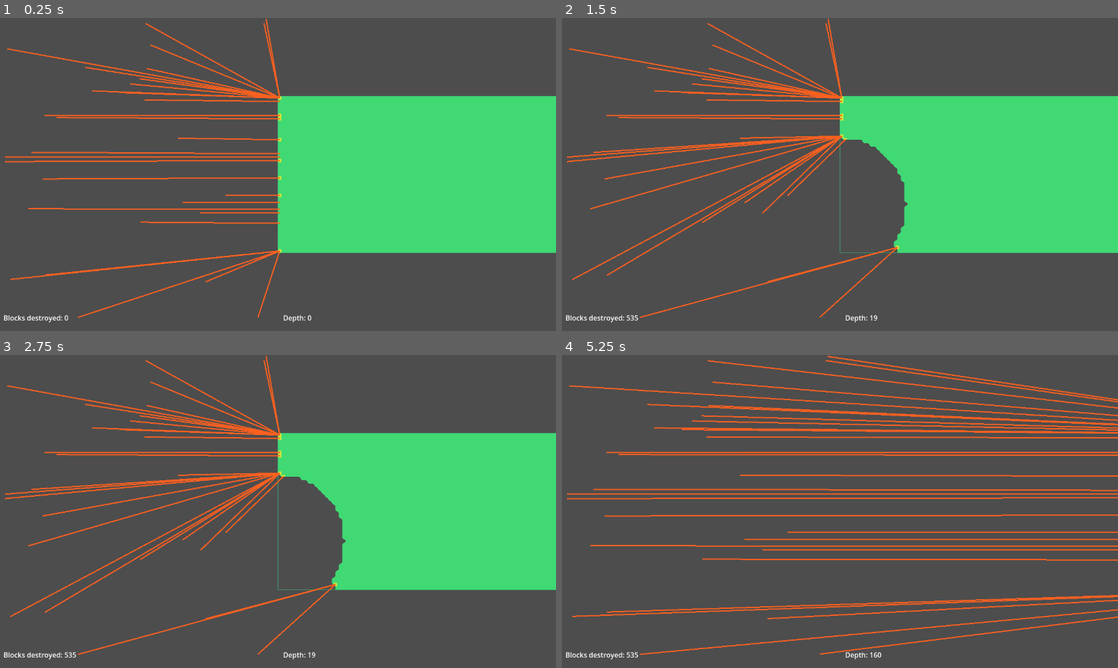
Above: before the commit, frames 1-4 (two rows, left to right).
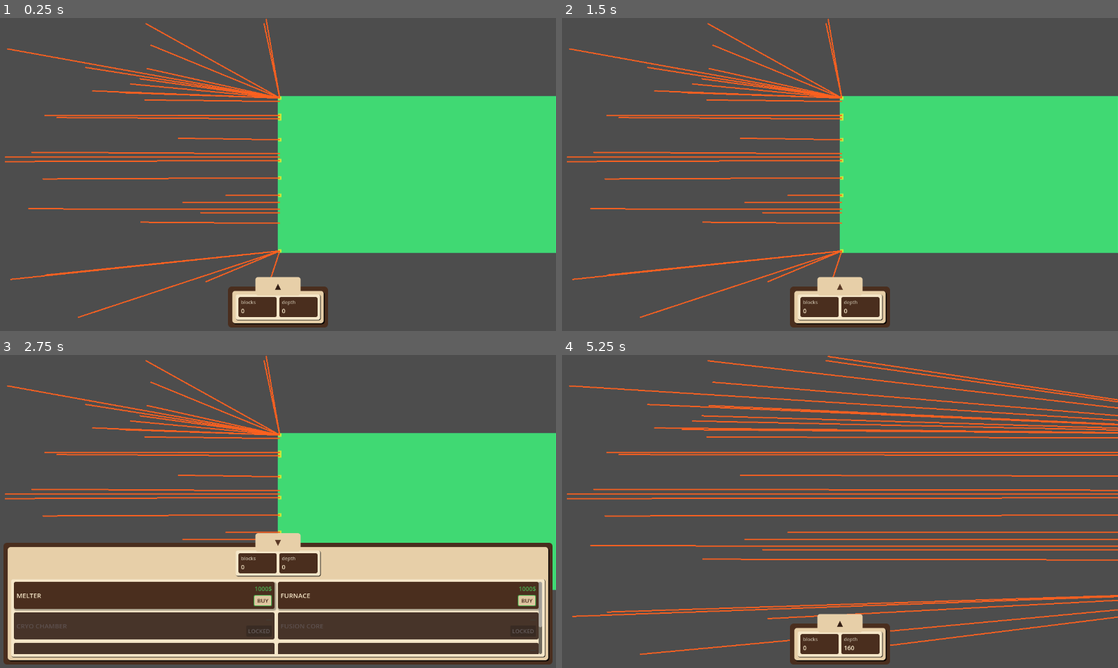
Above: after the commit, the same moments.

Repository: caboyd/blast_game
Game: Godot game, scene res://scenes/Main.tscn
Same seed, same stepped clock (60 frames per second), same inputs: the game is played once before the commit and once after it.
Inputs (mouse positions are in pixels of both pictures, inside the frame that each line leads up to):
- Up to frame 1 (0.25 s): no input
- Up to frame 2 (1.5 s): click (840, 287) at 0.5 s, where only the run after the commit has a clickable "▲"; click (840, 205) at 1.25 s, where only the run after the commit has a clickable "▼"
- Up to frame 3 (2.75 s): click (278, 624) at 2 s, where only the run after the commit has a clickable "▲"
- Up to frame 4 (5.25 s): click (840, 542) at 2.75 s, where only the run after the commit has a clickable "▼"; click (840, 624) at 3.5 s, where only the run after the commit has a clickable "▲"; click (840, 542) at 4.25 s, where only the run after the commit has a clickable "▼"; tap Enter at 5 s; move the mouse to (962, 495) at 5.02 s; tap K at 5.1 s; click (962, 495) at 5.17 s

The runs differ from the first frame. In frame 1, 2.7% of the frame differs, in the area x 0-59%, y 82-99%; in frame 2, 10%; in frame 3, 42%, in the area x 0-100%, y 26-99%; in frame 4, 2.7%.

Commit message:
Add bottom HUD upgrades, stat items, and HUD style resources
- Extend BottomHUD with StatItem and UpgradeItem scenes and scripts
- Add ResponsiveGrid for layout
- Add Theme/stylebox resources for HUD sections and buttons
- Update .gitignore for Godot/editor paths

Made-with: Cursor

Diff:
--- /dev/null
+++ b/resources/ui/hud_style_buy_button.tres
@@ -0,0 +1,17 @@
+[gd_resource type="StyleBoxFlat" format=3]
+
+[resource]
+bg_color = Color(0.905882, 0.811765, 0.658824, 0.95)
+border_width_left = 2
+border_width_top = 2
+border_width_right = 2
+border_width_bottom = 2
+border_color = Color(0.298039, 0.686275, 0.313726, 1)
+corner_radius_top_left = 3
+corner_radius_top_right = 3
+corner_radius_bottom_right = 3
+corner_radius_bottom_left = 3
+content_margin_left = 8.0
+content_margin_top = 4.0
+content_margin_right = 8.0
+content_margin_bottom = 4.0
--- /dev/null
+++ b/resources/ui/hud_style_inner.tres
@@ -0,0 +1,15 @@
+[gd_resource type="StyleBoxFlat" format=3]
+
+[resource]
+bg_color = Color(0.905882, 0.811765, 0.658824, 1)
+corner_radius_top_left = 6
+corner_radius_top_right = 6
+corner_radius_bottom_right = 6
+corner_radius_bottom_left = 6
+content_margin_left = 8.0
+content_margin_top = 8.0
+content_margin_right = 8.0
+content_margin_bottom = 8.0
+shadow_color = Color(0, 0, 0, 0.92)
+shadow_size = 1
+shadow_offset = Vector2(2, 2)
--- /dev/null
+++ b/resources/ui/hud_style_inner_flat.tres
@@ -0,0 +1,12 @@
+[gd_resource type="StyleBoxFlat" format=3]
+
+[resource]
+bg_color = Color(0.905882, 0.811765, 0.658824, 1)
+corner_radius_top_left = 6
+corner_radius_top_right = 6
+corner_radius_bottom_right = 6
+corner_radius_bottom_left = 6
+content_margin_left = 8.0
+content_margin_top = 8.0
+content_margin_right = 8.0
+content_margin_bottom = 8.0
--- /dev/null
+++ b/resources/ui/hud_style_item.tres
@@ -0,0 +1,12 @@
+[gd_resource type="StyleBoxFlat" format=3]
+
+[resource]
+bg_color = Color(0.290196, 0.180392, 0.117647, 1)
+corner_radius_top_left = 4
+corner_radius_top_right = 4
+corner_radius_bottom_right = 4
+corner_radius_bottom_left = 4
+content_margin_left = 6.0
+content_margin_top = 4.0
+content_margin_right = 6.0
+content_margin_bottom = 4.0
--- /dev/null
+++ b/resources/ui/hud_style_outer.tres
@@ -0,0 +1,12 @@
+[gd_resource type="StyleBoxFlat" format=3]
+
+[resource]
+bg_color = Color(0.290196, 0.180392, 0.117647, 1)
+corner_radius_top_left = 8
+corner_radius_top_right = 8
+corner_radius_bottom_right = 8
+corner_radius_bottom_left = 8
+content_margin_left = 10.0
+content_margin_top = 10.0
+content_margin_right = 10.0
+content_margin_bottom = 10.0
--- /dev/null
+++ b/resources/ui/hud_style_section.tres
@@ -0,0 +1,15 @@
+[gd_resource type="StyleBoxFlat" format=3]
+
+[resource]
+bg_color = Color(0.960784, 0.901961, 0.784314, 1)
+corner_radius_top_left = 4
+corner_radius_top_right = 4
+corner_radius_bottom_right = 4
+corner_radius_bottom_left = 4
+content_margin_left = 6.0
+content_margin_top = 6.0
+content_margin_right = 6.0
+content_margin_bottom = 6.0
+shadow_color = Color(0, 0, 0, 0.88)
+shadow_size = 1
+shadow_offset = Vector2(1, 1)
--- a/scenes/ui/BottomHUD.tscn
+++ b/scenes/ui/BottomHUD.tscn
@@ -1,6 +1,13 @@
-[gd_scene load_steps=2 format=3 uid="uid://c8bottomhud001"]
+[gd_scene load_steps=7 format=3 uid="uid://c8bottomhud001"]
 
 [ext_resource type="Script" path="res://scripts/ui/BottomHUD.gd" id="1"]
+[ext_resource type="StyleBoxFlat" path="res://resources/ui/hud_style_outer.tres" id="2"]
+[ext_resource type="StyleBoxFlat" path="res://resources/ui/hud_style_inner.tres" id="3"]
+[ext_resource type="StyleBoxFlat" path="res://resources/ui/hud_style_section.tres" id="4"]
+[ext_resource type="Script" path="res://scripts/ui/ResponsiveGrid.gd" id="5"]
+[ext_resource type="StyleBoxFlat" path="res://resources/ui/hud_style_inner_flat.tres" id="6"]
+
+[sub_resource type="StyleBoxEmpty" id="StyleBoxEmpty_btn"]
 
 [node name="BottomHUD" type="Control"]
 layout_mode = 3
@@ -9,7 +16,7 @@
 anchor_right = 1.0
 anchor_bottom = 1.0
 offset_left = 8.0
-offset_top = -52.0
+offset_top = -160.0
 offset_right = -8.0
 offset_bottom = -8.0
 grow_horizontal = 2
@@ -17,21 +24,105 @@
 mouse_filter = 2
 script = ExtResource("1")
 
-[node name="HBoxContainer" type="HBoxContainer" parent="."]
+[node name="Outer" type="PanelContainer" parent="."]
 layout_mode = 1
 anchors_preset = 15
 anchor_right = 1.0
 anchor_bottom = 1.0
 grow_horizontal = 2
 grow_vertical = 2
-theme_override_constants/separation = 24
+theme_override_styles/panel = ExtResource("2")
 
-[node name="BlocksLabel" type="Label" parent="HBoxContainer"]
+[node name="Inner" type="PanelContainer" parent="Outer"]
+layout_mode = 2
+theme_override_styles/panel = ExtResource("3")
+
+[node name="MainVBox" type="VBoxContainer" parent="Outer/Inner"]
+layout_mode = 2
+theme_override_constants/separation = 8
+
+[node name="StatsRow" type="HBoxContainer" parent="Outer/Inner/MainVBox"]
+layout_mode = 2
+size_flags_vertical = 8
+theme_override_constants/separation = 0
+
+[node name="StatsSpacerL" type="Control" parent="Outer/Inner/MainVBox/StatsRow"]
 layout_mode = 2
 size_flags_horizontal = 3
-text = "Blocks destroyed: 0"
 
-[node name="DepthLabel" type="Label" parent="HBoxContainer"]
+[node name="StatsSection" type="PanelContainer" parent="Outer/Inner/MainVBox/StatsRow"]
+layout_mode = 2
+size_flags_horizontal = 0
+theme_override_styles/panel = ExtResource("4")
+
+[node name="StatsScroll" type="ScrollContainer" parent="Outer/Inner/MainVBox/StatsRow/StatsSection"]
+custom_minimum_size = Vector2(0, 0)
+layout_mode = 2
+size_flags_vertical = 4
+horizontal_scroll_mode = 0
+vertical_scroll_mode = 1
+
+[node name="StatsGrid" type="GridContainer" parent="Outer/Inner/MainVBox/StatsRow/StatsSection/StatsScroll"]
+layout_mode = 2
+size_flags_vertical = 4
+theme_override_constants/h_separation = 6
+theme_override_constants/v_separation = 6
+script = ExtResource("5")
+columns_horizontal = 6
+force_single_column_when_portrait = true
+
+[node name="StatsSpacerR" type="Control" parent="Outer/Inner/MainVBox/StatsRow"]
 layout_mode = 2
 size_flags_horizontal = 3
-text = "Depth: 0"
+
+[node name="UpgradesSection" type="PanelContainer" parent="Outer/Inner/MainVBox"]
+layout_mode = 2
+size_flags_vertical = 3
+theme_override_styles/panel = ExtResource("4")
+
+[node name="UpgradesScroll" type="ScrollContainer" parent="Outer/Inner/MainVBox/UpgradesSection"]
+custom_minimum_size = Vector2(0, 144)
+layout_mode = 2
+size_flags_vertical = 3
+horizontal_scroll_mode = 0
+vertical_scroll_mode = 4
+
+[node name="UpgradesGrid" type="GridContainer" parent="Outer/Inner/MainVBox/UpgradesSection/UpgradesScroll"]
+layout_mode = 2
+size_flags_horizontal = 3
+theme_override_constants/h_separation = 8
+theme_override_constants/v_separation = 8
+script = ExtResource("5")
+columns_horizontal = 2
+force_single_column_when_portrait = true
+
+[node name="HandleWrap" type="PanelContainer" parent="."]
+layout_mode = 1
+anchor_left = 0.5
+anchor_right = 0.5
+anchor_top = 0.0
+anchor_bottom = 0.0
+offset_left = -52.0
+offset_top = -20.0
+offset_right = 52.0
+offset_bottom = 20.0
+grow_horizontal = 2
+grow_vertical = 0
+mouse_filter = 0
+theme_override_styles/panel = ExtResource("6")
+
+[node name="CollapseHandle" type="Button" parent="HandleWrap"]
+layout_mode = 2
+size_flags_horizontal = 3
+size_flags_vertical = 3
+focus_mode = 0
+theme_override_colors/font_color = Color(0.2, 0.12, 0.08, 1)
+theme_override_colors/font_hover_color = Color(0.35, 0.22, 0.14, 1)
+theme_override_colors/font_pressed_color = Color(0.15, 0.09, 0.06, 1)
+theme_override_font_sizes/font_size = 18
+theme_override_styles/normal = SubResource("StyleBoxEmpty_btn")
+theme_override_styles/hover = SubResource("StyleBoxEmpty_btn")
+theme_override_styles/pressed = SubResource("StyleBoxEmpty_btn")
+theme_override_styles/focus = SubResource("StyleBoxEmpty_btn")
+flat = true
+text = "▲"
--- /dev/null
+++ b/scenes/ui/StatItem.tscn
@@ -0,0 +1,40 @@
+[gd_scene format=3 uid="uid://cstatitem001"]
+
+[ext_resource type="Script" path="res://scripts/ui/StatItem.gd" id="1"]
+[ext_resource type="StyleBoxFlat" path="res://resources/ui/hud_style_item.tres" id="2"]
+
+[node name="StatItem" type="PanelContainer"]
+custom_minimum_size = Vector2(88, 44)
+layout_mode = 2
+theme_override_styles/panel = ExtResource("2")
+script = ExtResource("1")
+
+[node name="HBox" type="HBoxContainer" parent="."]
+layout_mode = 2
+theme_override_constants/separation = 6
+
+[node name="Icon" type="TextureRect" parent="HBox"]
+custom_minimum_size = Vector2(20, 20)
+layout_mode = 2
+size_flags_vertical = 4
+expand_mode = 3
+stretch_mode = 5
+
+[node name="Labels" type="VBoxContainer" parent="HBox"]
+layout_mode = 2
+size_flags_horizontal = 3
+theme_override_constants/separation = 2
+
+[node name="NameLabel" type="Label" parent="HBox/Labels"]
+layout_mode = 2
+theme_override_colors/font_color = Color(0.75, 0.7, 0.62, 1)
+theme_override_font_sizes/font_size = 11
+text = "depth"
+vertical_alignment = 1
+
+[node name="ValueLabel" type="Label" parent="HBox/Labels"]
+layout_mode = 2
+theme_override_colors/font_color = Color(0.96, 0.9, 0.78, 1)
+theme_override_font_sizes/font_size = 14
+text = "0"
+vertical_alignment = 1
--- /dev/null
+++ b/scenes/ui/UpgradeItem.tscn
@@ -0,0 +1,52 @@
+[gd_scene format=3 uid="uid://cupgitem001"]
+
+[ext_resource type="Script" path="res://scripts/ui/UpgradeItem.gd" id="1"]
+[ext_resource type="StyleBoxFlat" path="res://resources/ui/hud_style_item.tres" id="2"]
+[ext_resource type="StyleBoxFlat" path="res://resources/ui/hud_style_buy_button.tres" id="3"]
+
+[node name="UpgradeItem" type="PanelContainer"]
+custom_minimum_size = Vector2(200, 56)
+layout_mode = 2
+size_flags_horizontal = 3
+theme_override_styles/panel = ExtResource("2")
+script = ExtResource("1")
+
+[node name="HBox" type="HBoxContainer" parent="."]
+layout_mode = 2
+theme_override_constants/separation = 8
+
+[node name="Icon" type="TextureRect" parent="HBox"]
+custom_minimum_size = Vector2(32, 32)
+layout_mode = 2
+size_flags_vertical = 4
+expand_mode = 3
+stretch_mode = 5
+
+[node name="NameLabel" type="Label" parent="HBox"]
+layout_mode = 2
+size_flags_horizontal = 3
+theme_override_colors/font_color = Color(0.96, 0.9, 0.78, 1)
+theme_override_font_sizes/font_size = 15
+text = "MELTER"
+vertical_alignment = 1
+
+[node name="RightCol" type="VBoxContainer" parent="HBox"]
+layout_mode = 2
+size_flags_horizontal = 8
+theme_override_constants/separation = 4
+
+[node name="CostLabel" type="Label" parent="HBox/RightCol"]
+layout_mode = 2
+theme_override_colors/font_color = Color(0.298039, 0.686275, 0.313726, 1)
+theme_override_font_sizes/font_size = 14
+text = "1000$"
+horizontal_alignment = 2
+
+[node name="BuyButton" type="Button" parent="HBox/RightCol"]
+layout_mode = 2
+theme_override_colors/font_color = Color(0.29, 0.18, 0.12, 1)
+theme_override_font_sizes/font_size = 13
+theme_override_styles/normal = ExtResource("3")
+theme_override_styles/hover = ExtResource("3")
+theme_override_styles/pressed = ExtResource("3")
+text = "BUY"
--- a/scripts/ui/BottomHUD.gd
+++ b/scripts/ui/BottomHUD.gd
@@ -1,19 +1,209 @@
 extends Control
 
-
-@onready var _blocks_label: Label = $HBoxContainer/BlocksLabel
-@onready var _depth_label: Label = $HBoxContainer/DepthLabel
+const StatItemScene := preload("res://scenes/ui/StatItem.tscn")
+const UpgradeItemScene := preload("res://scenes/ui/UpgradeItem.tscn")
+
+const DEFAULT_STAT_CONFIG: Array[Dictionary] = [
+	{"id": &"blocks", "name": "blocks"},
+	{"id": &"depth", "name": "depth"},
+]
+
+const DEFAULT_UPGRADE_CONFIG: Array[Dictionary] = [
+	{"id": &"melter", "name": "MELTER", "cost": 1000, "disabled": false},
+	{"id": &"furnace", "name": "FURNACE", "cost": 1000, "disabled": false},
+	{"id": &"stub_cryo", "name": "CRYO CHAMBER", "cost": 0, "disabled": true},
+	{"id": &"stub_fusion", "name": "FUSION CORE", "cost": 0, "disabled": true},
+	{"id": &"stub_turret", "name": "AUTO TURRET", "cost": 0, "disabled": true},
+	{"id": &"stub_shield", "name": "SHIELD GEN", "cost": 0, "disabled": true},
+	{"id": &"stub_drone", "name": "REPAIR DRONE", "cost": 0, "disabled": true},
+	{"id": &"stub_aura", "name": "EMP AURA", "cost": 0, "disabled": true},
+]
+
+## If empty, DEFAULT_STAT_CONFIG used. Keys: `id` (StringName), optional `name` (display label), optional `icon` (Texture2D).
+@export var stat_config: Array[Dictionary] = []
+
+## If empty, DEFAULT_UPGRADE_CONFIG used. Keys: `id`, `name`, `cost`, optional `icon`, optional `disabled` (stub / locked row).
+@export var upgrade_config: Array[Dictionary] = []
+
+@export var stats_columns_horizontal: int = 6:
+	set(v):
+		stats_columns_horizontal = maxi(1, v)
+		if stats_grid:
+			stats_grid.columns_horizontal = stats_columns_horizontal
+
+@export var upgrades_columns_horizontal: int = 2:
+	set(v):
+		upgrades_columns_horizontal = maxi(1, v)
+		if upgrades_grid:
+			upgrades_grid.columns_horizontal = upgrades_columns_horizontal
+
+## Bottom edge inset when the HUD is fully open (matches panel height from bottom).
+@export var expanded_offset_top: float = -288.0
+
+## Horizontal inset from screen edges when expanded (anchor left/right 0..1).
+@export var expanded_margin_horizontal: float = 8.0
+
+@onready var outer: PanelContainer = $Outer
+@onready var handle_wrap: PanelContainer = $HandleWrap
+@onready var upgrades_section: PanelContainer = $Outer/Inner/MainVBox/UpgradesSection
+@onready var collapse_handle: Button = $HandleWrap/CollapseHandle
+@onready var stats_scroll: ScrollContainer = $Outer/Inner/MainVBox/StatsRow/StatsSection/StatsScroll
+@onready var stats_grid = $Outer/Inner/MainVBox/StatsRow/StatsSection/StatsScroll/StatsGrid
+@onready var upgrades_grid = $Outer/Inner/MainVBox/UpgradesSection/UpgradesScroll/UpgradesGrid
+
+var _is_expanded: bool = false
+var _hud_layout_ready: bool = false
+
+var _stat_items: Dictionary = {}  # StringName -> StatItem (instanced)
 
 
 func _ready() -> void:
+	collapse_handle.pressed.connect(_on_collapse_handle_pressed)
+	stats_grid.columns_horizontal = stats_columns_horizontal
+	upgrades_grid.columns_horizontal = upgrades_columns_horizontal
+	_build_stats()
+	_build_upgrades()
+	_apply_expanded(false)
+	_hud_layout_ready = true
 	GameStatistics.stats_changed.connect(_on_stats_changed)
 	refresh()
+	if not get_viewport().size_changed.is_connected(_on_viewport_size_changed_fit_stats):
+		get_viewport().size_changed.connect(_on_viewport_size_changed_fit_stats)
+
+
+func _on_collapse_handle_pressed() -> void:
+	_apply_expanded(not _is_expanded)
+
+
+func _apply_expanded(open: bool) -> void:
+	_is_expanded = open
+	upgrades_section.visible = open
+	if open:
+		_set_expanded_horizontal_layout()
+		offset_top = expanded_offset_top
+		collapse_handle.text = "▼"
+		call_deferred("_fit_stats_scroll_height")
+	else:
+		collapse_handle.text = "▲"
+		_fit_collapsed_height()
+
+
+func _on_viewport_size_changed_fit_stats() -> void:
+	if _is_expanded:
+		call_deferred("_fit_stats_scroll_height")
+	else:
+		_fit_collapsed_height()
+
+
+func _fit_stats_scroll_height() -> void:
+	if stats_scroll == null or stats_grid == null:
+		return
+	var gs: Vector2 = stats_grid.get_combined_minimum_size()
+	stats_scroll.custom_minimum_size.x = ceili(gs.x)
+	stats_scroll.custom_minimum_size.y = ceili(gs.y)
+
+
+func _fit_collapsed_height() -> void:
+	if _is_expanded:
+		return
+	_fit_stats_scroll_height()
+	call_deferred("_height_after_layout")
+
+
+func _height_after_layout() -> void:
+	if _is_expanded:
+		return
+	_fit_stats_scroll_height()
+	var w: int = maxi(
+		ceili(outer.get_combined_minimum_size().x),
+		ceili(handle_wrap.get_combined_minimum_size().x)
+	)
+	w = maxi(w, 1)
+	anchor_left = 0.5
+	anchor_right = 0.5
+	offset_left = -w / 2.0
+	offset_right = w / 2.0
+	var h: int = ceili(outer.get_combined_minimum_size().y)
+	offset_top = offset_bottom - float(h)
+
+
+func _set_expanded_horizontal_layout() -> void:
+	anchor_left = 0.0
+	anchor_right = 1.0
+	offset_left = expanded_margin_horizontal
+	offset_right = -expanded_margin_horizontal
+	grow_horizontal = Control.GROW_DIRECTION_BOTH
 
 
 func _on_stats_changed() -> void:
 	refresh()
 
 
+func _build_stats() -> void:
+	for c in stats_grid.get_children():
+		c.queue_free()
+	_stat_items.clear()
+	var defs: Array[Dictionary] = stat_config if stat_config.size() > 0 else DEFAULT_STAT_CONFIG
+	for d in defs:
+		var sid: StringName = _read_string_name(d, "id")
+		if String(sid).is_empty():
+			continue
+		var item = StatItemScene.instantiate()
+		item.stat_id = sid
+		item.display_name = str(d.get("name", sid))
+		var tex: Texture2D = _read_texture(d, "icon")
+		if tex:
+			item.icon_texture = tex
+		stats_grid.add_child(item)
+		_stat_items[sid] = item
+	if _hud_layout_ready:
+		_schedule_layout_after_stat_change()
+
+
+func _build_upgrades() -> void:
+	for c in upgrades_grid.get_children():
+		c.queue_free()
+	var defs: Array[Dictionary] = upgrade_config if upgrade_config.size() > 0 else DEFAULT_UPGRADE_CONFIG
+	for d in defs:
+		var uid: StringName = _read_string_name(d, "id")
+		if String(uid).is_empty():
+			continue
+		var uname: String = str(d.get("name", uid))
+		var ucost: int = int(d.get("cost", 0))
+		var u_disabled: bool = bool(d.get("disabled", false))
+		var item = UpgradeItemScene.instantiate()
+		item.apply_config(uid, uname, ucost, _read_texture(d, "icon"), u_disabled)
+		upgrades_grid.add_child(item)
+
+
+func _schedule_layout_after_stat_change() -> void:
+	if _is_expanded:
+		call_deferred("_fit_stats_scroll_height")
+	else:
+		_fit_collapsed_height()
+
+
+func _read_string_name(d: Dictionary, key: String) -> StringName:
+	if not d.has(key):
+		return &""
+	var v = d[key]
+	if v is StringName:
+		return v
+	return StringName(str(v))
+
+
+func _read_texture(d: Dictionary, key: String) -> Texture2D:
+	var t = d.get(key)
+	return t if t is Texture2D else null
+
+
 func refresh() -> void:
-	_blocks_label.text = "Blocks destroyed: %d" % GameStatistics.total_blocks_destroyed
-	_depth_label.text = "Depth: %d" % GameStatistics.furthest_depth_cells
+	for sid: StringName in _stat_items.keys():
+		var item = _stat_items[sid]
+		match String(sid):
+			"blocks":
+				item.set_value(str(GameStatistics.total_blocks_destroyed))
+			"depth":
+				item.set_value(str(GameStatistics.furthest_depth_cells))
+			_:
+				item.set_value("—")
--- /dev/null
+++ b/scripts/ui/ResponsiveGrid.gd
@@ -0,0 +1,36 @@
+extends GridContainer
+class_name ResponsiveGrid
+
+## Column count when viewport is landscape (or not forced to single column).
+@export var columns_horizontal: int = 4:
+	set(v):
+		columns_horizontal = maxi(1, v)
+		if is_inside_tree():
+			_apply_columns()
+
+## When true and viewport height > width, use 1 column (mobile portrait).
+@export var force_single_column_when_portrait: bool = true
+
+
+func _ready() -> void:
+	if not get_viewport().size_changed.is_connected(_on_viewport_size_changed):
+		get_viewport().size_changed.connect(_on_viewport_size_changed)
+	_apply_columns()
+
+
+func _on_viewport_size_changed() -> void:
+	_apply_columns()
+
+
+func _apply_columns() -> void:
+	if not is_inside_tree():
+		return
+	var vp_node := get_viewport()
+	if vp_node == null:
+		return
+	var vp := vp_node.get_visible_rect().size
+	var is_portrait := vp.y > vp.x
+	if force_single_column_when_portrait and is_portrait:
+		columns = 1
+	else:
+		columns = maxi(1, columns_horizontal)
--- /dev/null
+++ b/scripts/ui/StatItem.gd
@@ -0,0 +1,35 @@
+extends PanelContainer
+class_name StatItem
+
+@export var stat_id: StringName = &"blocks"
+@export var icon_texture: Texture2D
+@export var display_name: String = "":
+	set(v):
+		display_name = v
+		if _name_label:
+			_name_label.text = v
+
+@export var value_text: String = "0":
+	set(v):
+		value_text = v
+		if _value_label:
+			_value_label.text = v
+
+@onready var _icon: TextureRect = $HBox/Icon
+@onready var _name_label: Label = $HBox/Labels/NameLabel
+@onready var _value_label: Label = $HBox/Labels/ValueLabel
+
+
+func _ready() -> void:
+	if icon_texture:
+		_icon.texture = icon_texture
+		_icon.visible = true
+	else:
+		_icon.texture = null
+		_icon.visible = false
+	_name_label.text = display_name
+	_value_label.text = value_text
+
+
+func set_value(text: String) -> void:
+	value_text = text
--- /dev/null
+++ b/scripts/ui/UpgradeItem.gd
@@ -0,0 +1,173 @@
+extends PanelContainer
+class_name UpgradeItem
+
+signal purchase_pressed(upgrade_id: StringName)
+
+const _BG := Color(0.290196, 0.180392, 0.117647, 1)
+const _BG_HOVER := Color(0.36, 0.24, 0.16, 1)
+const _BG_PRESSED := Color(0.22, 0.14, 0.09, 1)
+const _NAME_COLOR := Color(0.96, 0.9, 0.78, 1)
+const _NAME_COLOR_DISABLED := Color(0.55, 0.5, 0.48, 0.85)
+const _COST_COLOR := Color(0.298039, 0.686275, 0.313726, 1)
+const _COST_COLOR_DISABLED := Color(0.35, 0.42, 0.38, 0.75)
+const _BUY_FONT := Color(0.29, 0.18, 0.12, 1)
+const _BUY_FONT_DISABLED := Color(0.4, 0.38, 0.36, 0.9)
+const _MOD_DISABLED := Color(0.72, 0.7, 0.74, 0.88)
+
+@export var upgrade_id: StringName = &"melter"
+@export var display_name: String = "MELTER"
+@export var cost: int = 1000
+@export var icon_texture: Texture2D
+## When true, row is non-interactive: muted visuals, no hover/press.
+@export var upgrade_disabled: bool = false
+
+@onready var _hit: Control = $HBox
+@onready var _right_col: Control = $HBox/RightCol
+@onready var _icon: TextureRect = $HBox/Icon
+@onready var _name_label: Label = $HBox/NameLabel
+@onready var _cost_label: Label = $HBox/RightCol/CostLabel
+@onready var _buy_button: Button = $HBox/RightCol/BuyButton
+
+var _hover: bool = false
+var _press_armed: bool = false
+
+func _ready() -> void:
+	mouse_default_cursor_shape = Control.CURSOR_ARROW
+	_buy_button.focus_mode = Control.FOCUS_NONE
+	_wire_row_input_targets()
+	_hit.mouse_entered.connect(_on_mouse_entered)
+	_hit.mouse_exited.connect(_on_mouse_exited)
+	_hit.gui_input.connect(_on_hit_gui_input)
+	_apply_config_to_nodes()
+	_apply_interactive_appearance()
+
+
+func _wire_row_input_targets() -> void:
+	# HBox receives hover/clicks for the full row; leaves ignore so events hit the row.
+	_hit.mouse_filter = Control.MOUSE_FILTER_STOP
+	for c in [_icon, _name_label, _right_col, _cost_label, _buy_button]:
+		if c:
+			c.mouse_filter = Control.MOUSE_FILTER_IGNORE
+
+
+func _on_hit_gui_input(event: InputEvent) -> void:
+	if upgrade_disabled:
+		if event is InputEventMouseButton:
+			var mb := event as InputEventMouseButton
+			# Only consume primary clicks so wheel reaches parent ScrollContainer.
+			if mb.button_index == MOUSE_BUTTON_LEFT:
+				accept_event()
+		return
+	if event is InputEventMouseButton:
+		var mb := event as InputEventMouseButton
+		if mb.button_index == MOUSE_BUTTON_LEFT:
+			if mb.pressed:
+				_press_armed = true
+			else:
+				if _press_armed and _hit.get_global_rect().has_point(get_global_mouse_position()):
+					purchase_pressed.emit(upgrade_id)
+				_press_armed = false
+			_refresh_panel_style()
+			accept_event()
+		# Wheel / middle / other buttons: do not accept — let ScrollContainer scroll.
+
+
+func _on_mouse_entered() -> void:
+	if upgrade_disabled:
+		return
+	_hover = true
+	mouse_default_cursor_shape = Control.CURSOR_POINTING_HAND
+	_refresh_panel_style()
+
+
+func _on_mouse_exited() -> void:
+	_hover = false
+	_press_armed = false
+	mouse_default_cursor_shape = Control.CURSOR_ARROW
+	_refresh_panel_style()
+
+
+func _apply_config_to_nodes() -> void:
+	_name_label.text = display_name
+	if upgrade_disabled:
+		_cost_label.text = "—"
+		_buy_button.text = "LOCKED"
+	else:
+		_cost_label.text = "%d$" % cost
+		_buy_button.text = "BUY"
+	if icon_texture:
+		_icon.texture = icon_texture
+		_icon.visible = true
+	else:
+		_icon.texture = null
+		_icon.visible = false
+
+
+func _apply_interactive_appearance() -> void:
+	if upgrade_disabled:
+		modulate = _MOD_DISABLED
+		_name_label.add_theme_color_override("font_color", _NAME_COLOR_DISABLED)
+		_cost_label.add_theme_color_override("font_color", _COST_COLOR_DISABLED)
+		_buy_button.add_theme_color_override("font_color", _BUY_FONT_DISABLED)
+		_buy_button.disabled = true
+		_buy_button.mouse_filter = Control.MOUSE_FILTER_IGNORE
+		remove_theme_stylebox_override("panel")
+		var flat := StyleBoxFlat.new()
+		flat.bg_color = _BG.darkened(0.12)
+		flat.set_corner_radius_all(4)
+		flat.set_content_margin_all(6)
+		add_theme_stylebox_override("panel", flat)
+	else:
+		modulate = Color.WHITE
+		_name_label.add_theme_color_override("font_color", _NAME_COLOR)
+		_cost_label.add_theme_color_override("font_color", _COST_COLOR)
+		_buy_button.add_theme_color_override("font_color", _BUY_FONT)
+		_buy_button.disabled = false
+		_buy_button.mouse_filter = Control.MOUSE_FILTER_IGNORE
+		_refresh_panel_style()
+
+
+func _make_panel_style(hover: bool, pressed: bool) -> StyleBoxFlat:
+	var s := StyleBoxFlat.new()
+	if pressed:
+		s.bg_color = _BG_PRESSED
+		s.shadow_color = Color(0, 0, 0, 0.45)
+		s.shadow_size = 2
+		s.shadow_offset = Vector2(0, 1)
+		s.set_content_margin(SIDE_TOP, 7)
+		s.set_content_margin(SIDE_LEFT, 7)
+		s.set_content_margin(SIDE_BOTTOM, 5)
+		s.set_content_margin(SIDE_RIGHT, 5)
+	elif hover:
+		s.bg_color = _BG_HOVER
+		s.shadow_color = Color(0, 0, 0, 0.4)
+		s.shadow_size = 5
+		s.shadow_offset = Vector2(2, 3)
+	else:
+		s.bg_color = _BG
+		s.shadow_color = Color(0, 0, 0, 0.32)
+		s.shadow_size = 4
+		s.shadow_offset = Vector2(2, 2)
+	if not pressed:
+		s.set_corner_radius_all(4)
+		s.set_content_margin_all(6)
+	else:
+		s.set_corner_radius_all(4)
+	return s
+
+
+func _refresh_panel_style() -> void:
+	if upgrade_disabled:
+		return
+	add_theme_stylebox_override("panel", _make_panel_style(_hover, _press_armed))
+
+
+func apply_config(id: StringName, name_str: String, cost_value: int, tex: Texture2D, disabled: bool = false) -> void:
+	upgrade_id = id
+	display_name = name_str
+	cost = cost_value
+	icon_texture = tex
+	upgrade_disabled = disabled
+	if is_node_ready():
+		_apply_config_to_nodes()
+		_apply_interactive_appearance()
Not shown, added: scripts/ui/ResponsiveGrid.gd.uid
Not shown, added: scripts/ui/StatItem.gd.uid
Not shown, added: scripts/ui/UpgradeItem.gd.uid
